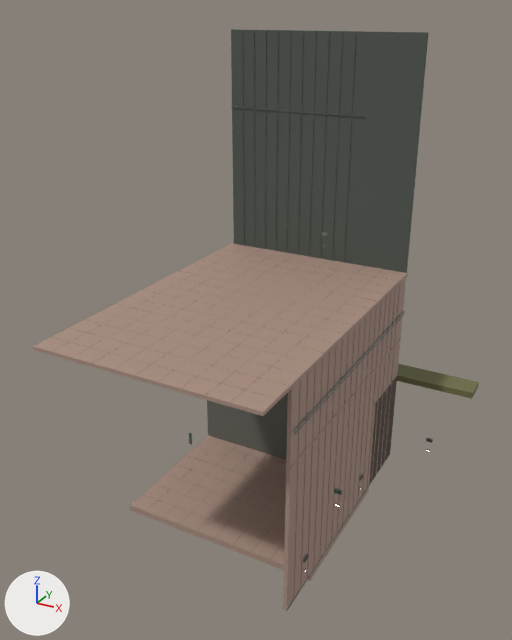
Renders of the glTF model models/m2/pm1_m5.glb from each side of a commit.
Before and after are seen from a 50 mm lens placed at (8.8, 96.6, 66.9), pointed at (-32.8, 172.3, 29.1). Arrows for +X, +Y and +Z are at lower left; the lights stay in place. The picture after the commit comes second. Vertices at exactly the same position are counted once.

The scene before the commit, as lines of its bpy script (objects in view):
```python
mat_m2__oldbrick_008 = principled_material('m2__oldbrick.008')
mat_m2__oldbrick_008.base_color = (0.404, 0.274, 0.22)  # beige #aa8f81
mat_m2__oldbrick_008.roughness = 0.7
me_pm1_m5 = bpy.data.meshes.new('pm1_m5')
me_pm1_m5.from_pydata(...)  # 3305 vertices, 5832 faces; spans x -50.5..-8.0, y 150.0..200.0, z -3.0..64.0
# faces by material slot: [12, 1708, 876, 1232, 904, 1004, 12, 84]
me_pm1_m5.materials.append(mat_m2__wetstone_005)  # dark grey #65655e
me_pm1_m5.materials.append(mat_m2__oldbrick_008)  # beige #aa8f81
me_pm1_m5.materials.append(mat_black_014)  # black #191d21
me_pm1_m5.materials.append(mat_m2__default_014)  # grey #707a71
me_pm1_m5.materials.append(mat_m2__flakerust_007)  # beige #a99588
me_pm1_m5.materials.append(mat_m2__ashlar_002)  # dark grey #4f5650
me_pm1_m5.materials.append(mat_m2__fibregrate_003)  # dark yellow #6f6f48
me_pm1_m5.materials.append(mat_emit_lamp_013)  # pale yellow #fff6e7, glowing pale yellow #fff6e7
ob_pm1_m5 = bpy.data.objects.new('pm1_m5', me_pm1_m5)
ob_pm1_m5.location = (0.0, 0.0, 0.0)
```
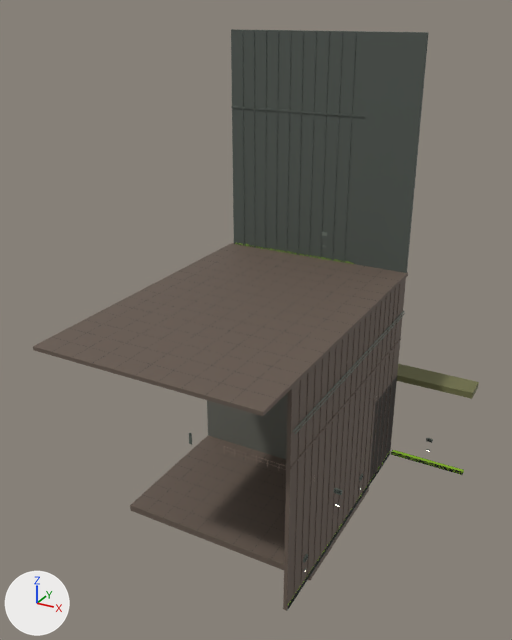
Boxes [x1, y1, x2, y2] around the edits, measured in the pictures (512 x 640 px):
'pm1_m5', recoloured, reshaped (beige to brown): [33, 29, 479, 611] in both
part 1 of me_pm1_m5, added: after [288, 456, 389, 609]
part 2 of me_pm1_m5, added: after [288, 454, 390, 608]
part 3 of me_pm1_m5, added: after [288, 455, 389, 607]
part 4 of me_pm1_m5, added: after [289, 453, 390, 605]
part 5 of me_pm1_m5, added: after [288, 452, 390, 606]
part 6 of me_pm1_m5, added: after [235, 243, 354, 264]
part 7 of me_pm1_m5, added: after [237, 243, 353, 263]
part 8 of me_pm1_m5, added: after [391, 454, 462, 475]
part 9 of me_pm1_m5, added: after [391, 453, 461, 474]
part 10 of me_pm1_m5, added: after [391, 452, 463, 473]
part 11 of me_pm1_m5, added: after [391, 451, 462, 472]
part 12 of me_pm1_m5, added: after [288, 450, 464, 605]
part 13 of me_pm1_m5, added (mostly hidden): after [236, 243, 351, 264]

The change, as a list of edits to the scene's bpy script:
```text
Change mat_m2__oldbrick_008:
    mat_m2__oldbrick_008.base_color: (0.404, 0.274, 0.22) -> (0.136, 0.101, 0.0784)  # beige #aa8f81 -> brown #67594f
Add mat_emit_water_013:
    mat_emit_water_013 = principled_material('emit_water.013')
    mat_emit_water_013.base_color = (0.16, 0.29, 0.02)  # green #6f9327
    mat_emit_water_013.emission_color = (0.144, 0.261, 0.018)  # green #6a8c24
    mat_emit_water_013.emission_strength = 1.0
Change me_pm1_m5:
    used by ob_pm1_m5; location = (0.0, 0.0, 0.0)
    remove me_pm1_m5.from_pydata(...)  # 3305 vertices, 5832 faces; spans x -50.5..-8.0, y 150.0..200.0, z -3.0..64.0
    add me_pm1_m5.from_pydata(...)  # 3593 vertices, 6264 faces; spans x -50.5..-7.8, y 150.0..200.0, z -3.0..64.0
    me_pm1_m5 part 1: a new loose piece, a box spanning x -19.955..-19.885, y 157.25..195.75, z -1.84..-1.78, in mat_black_014 (black #191d21)
    me_pm1_m5 part 2: a new loose piece, a box spanning x -19.955..-19.885, y 157.25..195.75, z -1.71..-1.65, in mat_black_014 (black #191d21)
    me_pm1_m5 part 3: a new loose piece, a box spanning x -19.955..-19.885, y 157.25..195.75, z -1.58..-1.52, in mat_black_014 (black #191d21)
    me_pm1_m5 part 4: a new loose piece, a box spanning x -19.955..-19.885, y 157.25..195.75, z -1.45..-1.39, in mat_black_014 (black #191d21)
    me_pm1_m5 part 5: a new loose piece, a box spanning x -19.955..-19.885, y 157.25..195.75, z -1.32..-1.26, in mat_black_014 (black #191d21)
    me_pm1_m5 part 6: a new loose piece, a box spanning x -49.75..-28.25, y 195.635..195.705, z 30.55..30.61, in mat_black_014 (black #191d21)
    me_pm1_m5 part 7: a new loose piece, a box spanning x -49.75..-28.25, y 195.635..195.705, z 30.68..30.74, in mat_black_014 (black #191d21)
    me_pm1_m5 part 8: a new loose piece, a box spanning x -19.75..-7.75, y 195.635..195.705, z -1.84..-1.78, in mat_black_014 (black #191d21)
    me_pm1_m5 part 9: a new loose piece, a box spanning x -19.75..-7.75, y 195.635..195.705, z -1.71..-1.65, in mat_black_014 (black #191d21)
    me_pm1_m5 part 10: a new loose piece, a box spanning x -19.75..-7.75, y 195.635..195.705, z -1.45..-1.39, in mat_black_014 (black #191d21)
    me_pm1_m5 part 11: a new loose piece, a box spanning x -19.75..-7.75, y 195.635..195.705, z -1.32..-1.26, in mat_black_014 (black #191d21)
    me_pm1_m5 part 12: 32 vertices added at x -20.5..-7.8, y 157.3..196.3, z -1.9..-1.2
    me_pm1_m5 part 13: 16 vertices added at x -49.7..-28.3, y 195.7..196.3, z 30.1..30.8
    other edits to the shape of me_pm1_m5 do not show in these pictures
    add me_pm1_m5.materials.append(mat_emit_water_013)  # green #6f9327, glowing green #6a8c24
```
